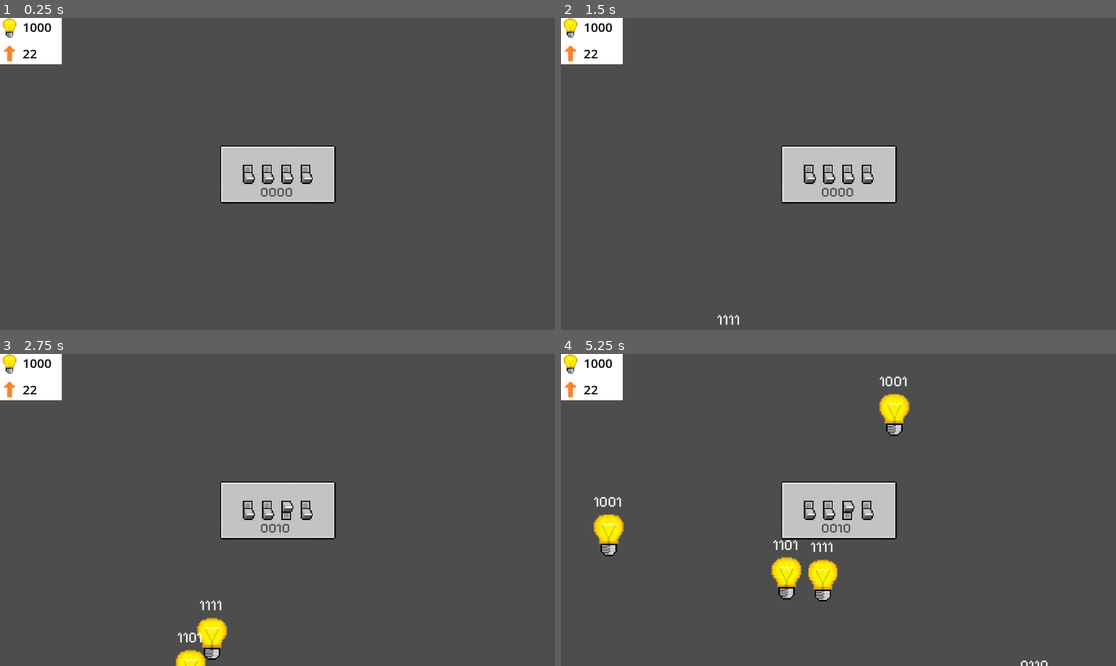
Above: before the commit, frames 1-4 (two rows, left to right).
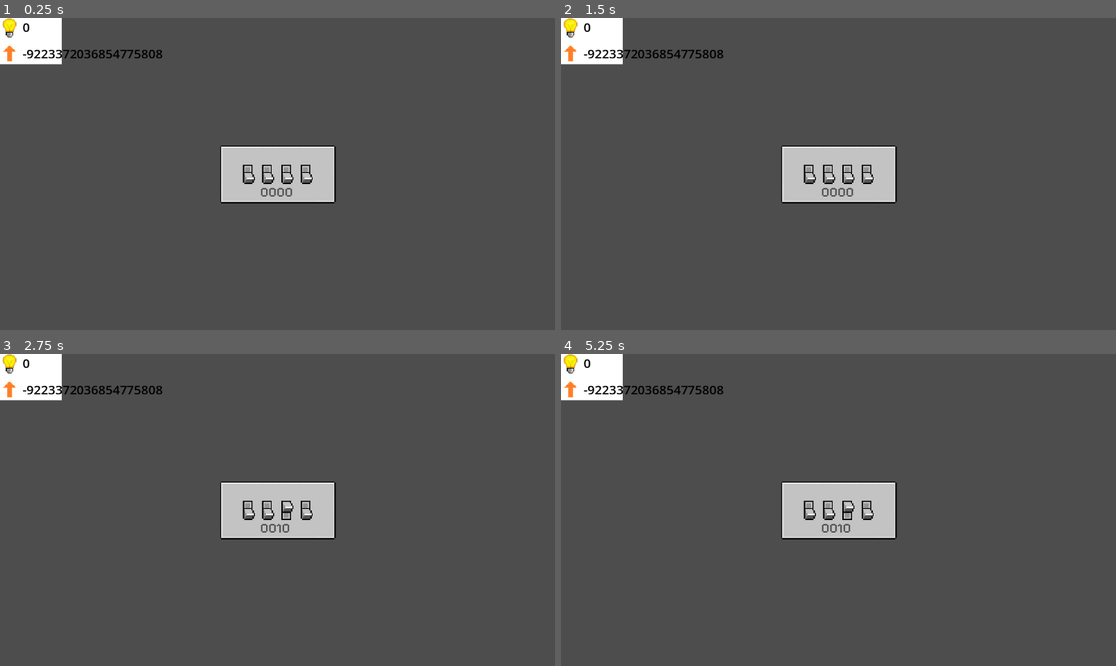
Above: after the commit, the same moments.

Repository: Xtrrae/switch-defense
Game: Godot game, scene res://scenes/game.tscn
The game is run twice, just before and just after one commit, with the same random seed, the same clock (stepped at 60 frames per second) and the same inputs.
Inputs:
- Up to frame 1 (0.25 s): no input
- Up to frame 2 (1.5 s): tap Enter at 0.5 s; hold 1 (number_1) 0.53-1.28 s; tap Space at 1.25 s; tap 2 (number_2) at 1.35 s
- Up to frame 3 (2.75 s): hold 3 (number_3) from 2.03 s (still down)
- Up to frame 4 (5.25 s): release 3 (number_3) at 2.78 s; tap 4 (number_4) at 2.85 s; hold 1 (number_1) 3.53-4.28 s; tap 2 (number_2) at 4.35 s; hold 3 (number_3) from 5.03 s (still down)

The runs differ from the first frame. In frame 1, 0.5% of the frame differs, in the area x 4-30%, y 1-13%; in frame 2, 0.5%; in frame 3, 1.3%; in frame 4, 2.9%, in the area x 4-88%, y 1-100%.

Commit message:
set to 1000

Diff:
--- a/switch-defence/scenes/points.gd
+++ b/switch-defence/scenes/points.gd
@@ -1,6 +1,6 @@
 extends Node2D
 
-var points = 1000;
+var points = 0;
 var level = 1;
 
 # Called when the node enters the scene tree for the first time.
